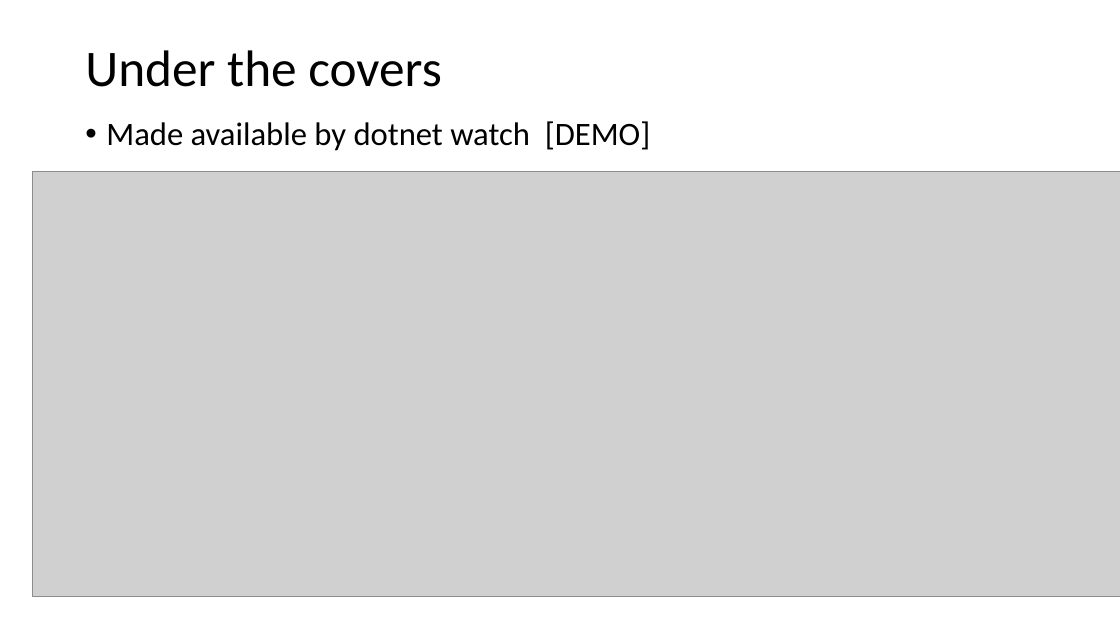
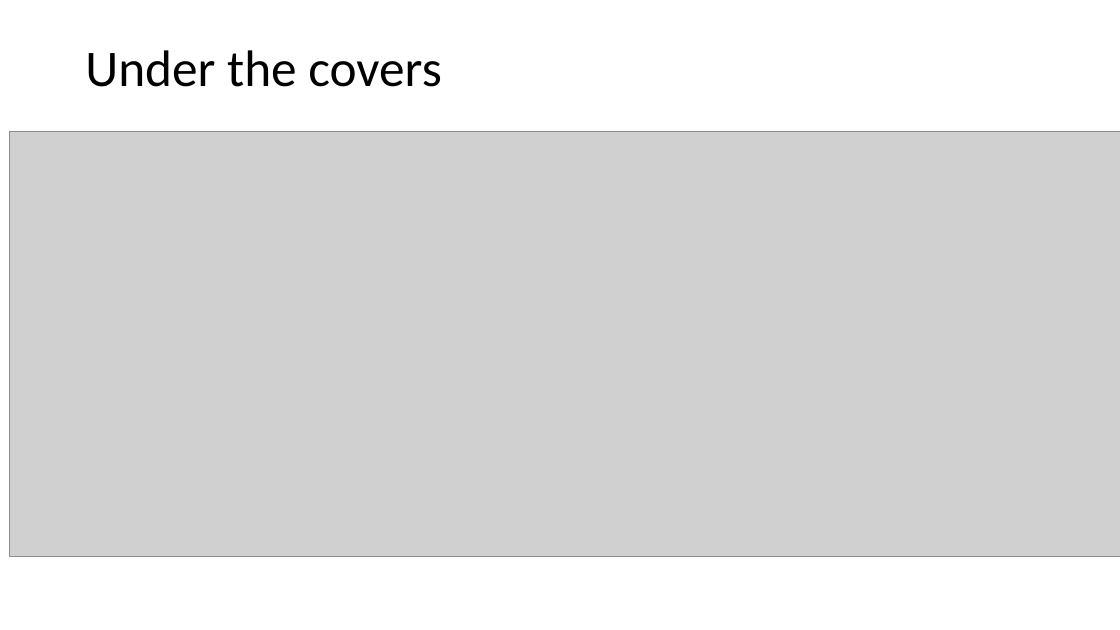
Before and after one commit to clivetong/Talks, a slide deck: slide 9 of EnCForTheWin/HotReloadAndEditAndContinue.pptx. Drawn at 1120x630 pixels with LibreOffice and Linux fonts; fonts in the diff are those of the drawing; grey boxes stand for pictures. Boxes give left, top, right and bottom in pixels: in the first picture for what was removed or moved away, otherwise in the second. Text is boxed around its words. In the diff, an @@ line names an element or a change of style, - is before the commit and + after.

```diff
--- a/EnCForTheWin/HotReloadAndEditAndContinue.pptx
+++ b/EnCForTheWin/HotReloadAndEditAndContinue.pptx
@@ picture resized from (x1=33, y1=171, x2=1120, y2=597) to (x1=9, y1=132, x2=1120, y2=557) @@
@@ text removed at (x1=106, y1=121, x2=651, y2=151) @@
-• Made available by dotnet watch [DEMO]
```
Also in this commit, not shown: 4 other slides changed.
